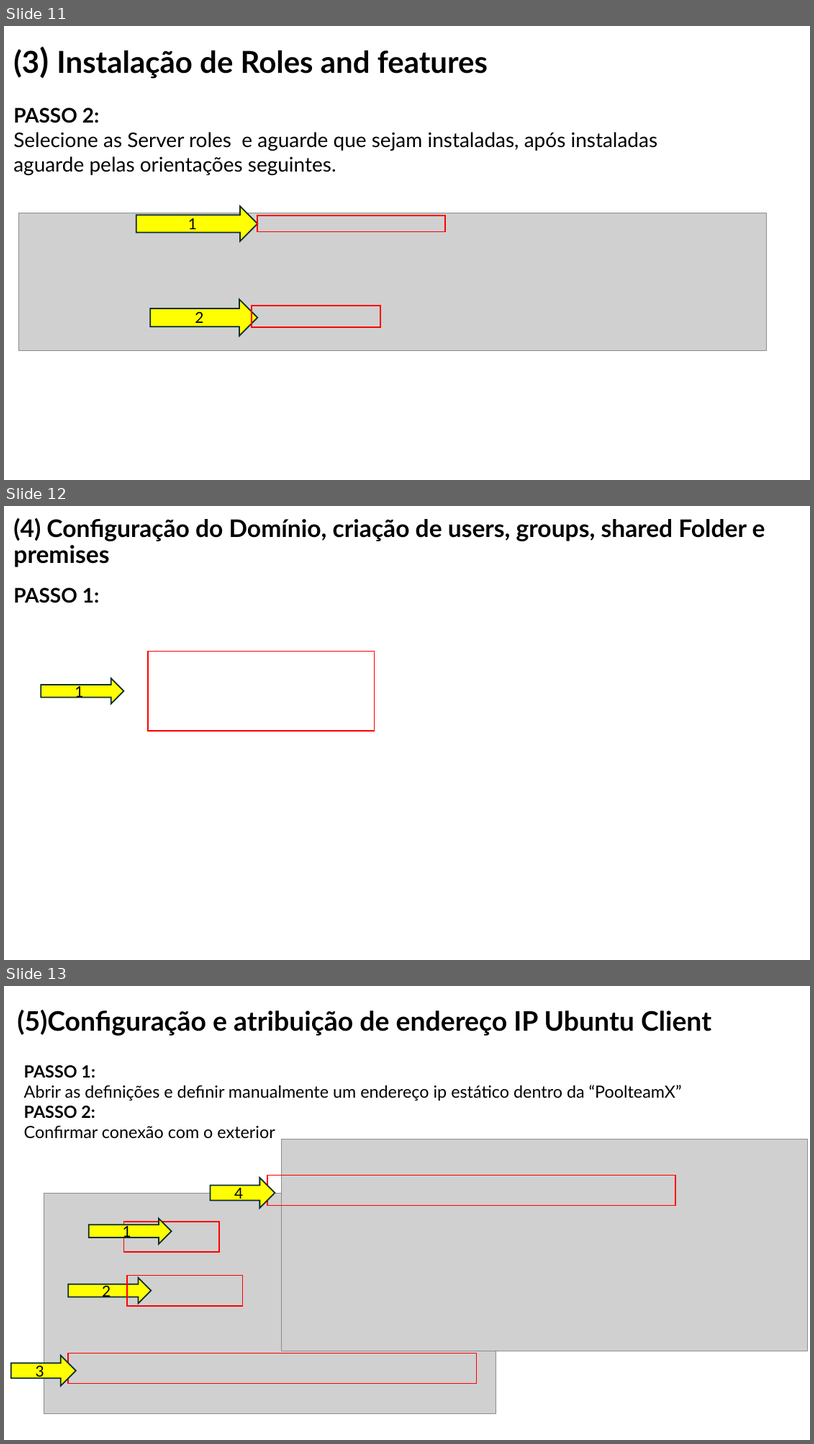
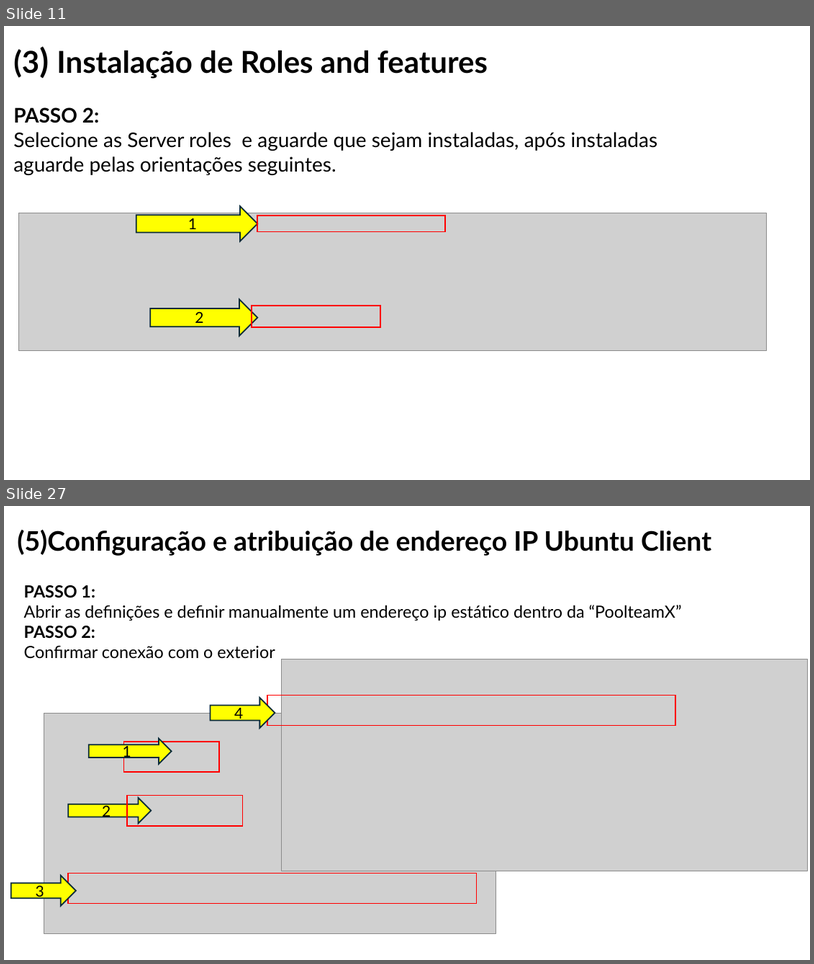
Before and after one commit to orlandonss/TrabalhoSR2, a slide deck: Relatorio_Tutoriais_Workshop/WORKSHOP WINDOWS AD DS & LINUX SERVICES.pptx. Shown one above the other, each under a label of ours: slides 11, 12 and 13 before the commit, slides 11 and 27 after it; the slides between them are not shown. The pictures are 814x1444 and 814x964 pixels, drawn with LibreOffice and Linux fonts; fonts in the diff are those of the drawing; grey boxes stand for pictures. Boxes give left, top, right and bottom in pixels: in the first picture for what was removed or moved away, otherwise in the second. Text is boxed around its words. In the diff, an @@ line names an element or a change of style, - is before the commit and + after.

```diff
--- a/Relatorio_Tutoriais_Workshop/WORKSHOP WINDOWS AD DS & LINUX SERVICES.pptx
+++ b/Relatorio_Tutoriais_Workshop/WORKSHOP WINDOWS AD DS & LINUX SERVICES.pptx
@@ slide 12 removed at <box>4,506,810,960</box>, background #FFFFFF @@
@@ title removed at <box>13,518,766,567</box> @@
-(4) Configuração do Domínio, criação de users, groups, shared Folder e premises
@@ text removed at <box>13,587,99,603</box> @@
-PASSO 1:
@@ rectangle removed at <box>148,651,375,731</box> @@
@@ right arrow removed at <box>41,678,124,704</box> @@
-1
@@ what was slide 13 is now slide 27 @@
```
Also in this commit, not shown: 15 slides added, 2 other files.
